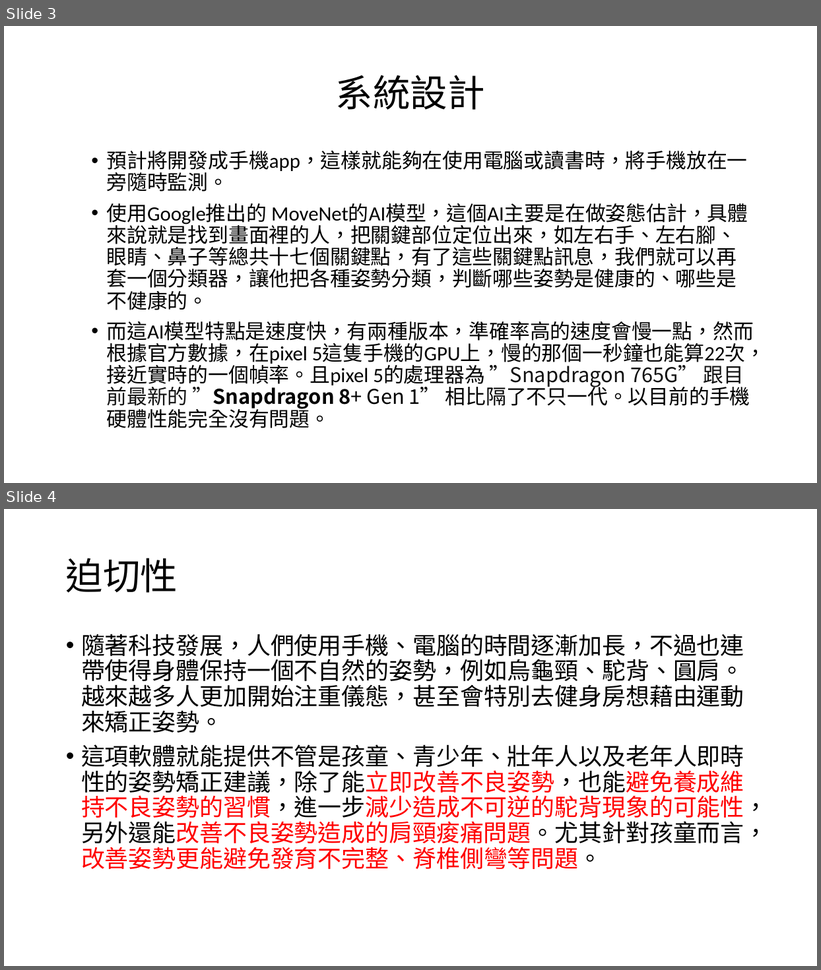
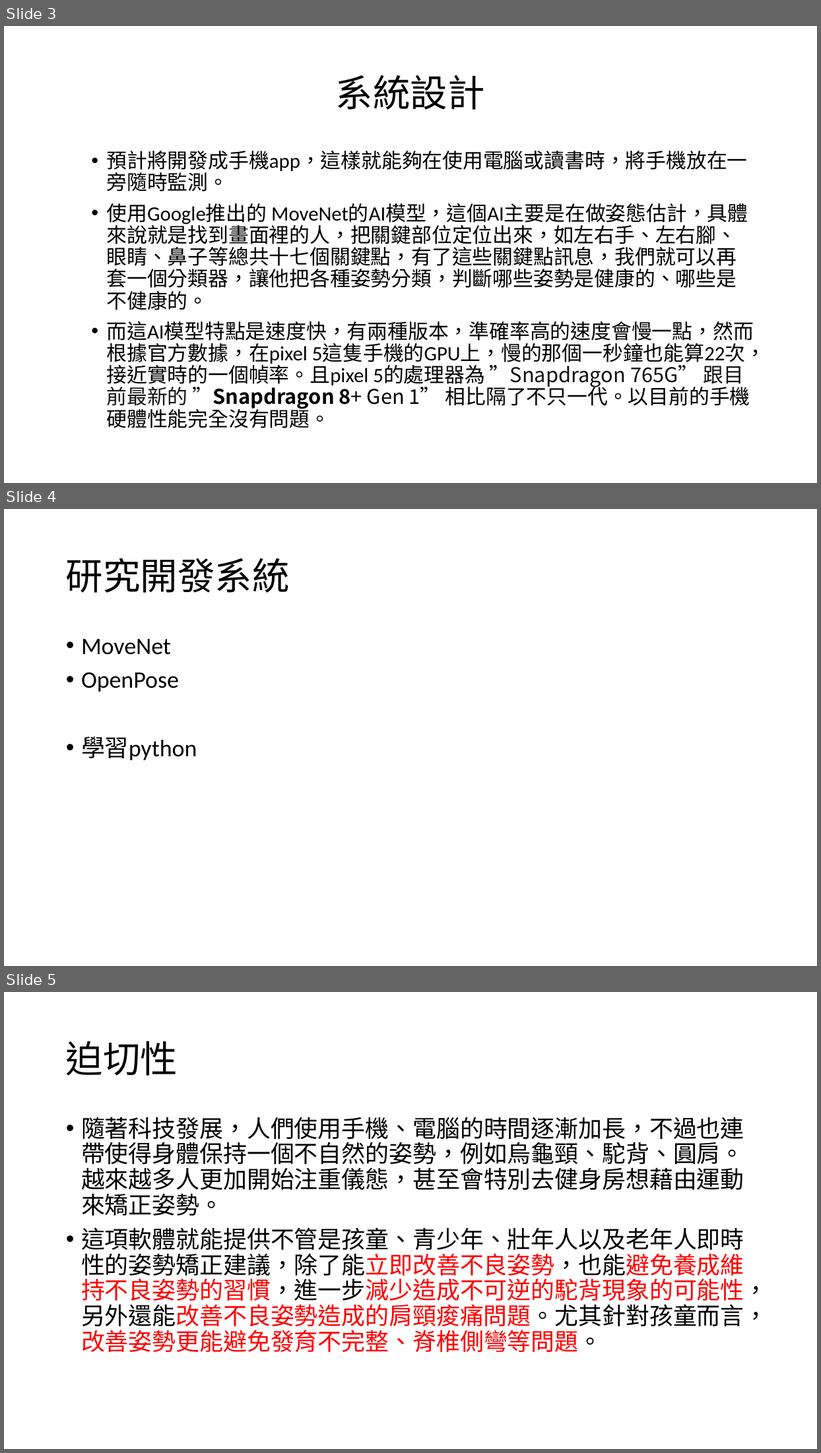
Before and after one commit to mizulun/seatpose-system, a slide deck: 坐姿矯正系統.pptx. Shown one above the other, each under a label of ours: slides 3 and 4 before the commit, slides 3, 4 and 5 after it. The pictures are 821x970 and 821x1453 pixels, drawn with LibreOffice and Linux fonts; fonts in the diff are those of the drawing. Boxes give left, top, right and bottom in pixels: in the first picture for what was removed or moved away, otherwise in the second. Text is boxed around its words. In the diff, an @@ line names an element or a change of style, - is before the commit and + after.

Commit message:
新增研究系統

```diff
--- a/坐姿矯正系統.pptx
+++ b/坐姿矯正系統.pptx
@@ slide 4 added at (4,509,817,966), background #FFFFFF @@
@@ title added at (66,558,290,593), 44 pt, text #000000 @@
+研究開發系統
@@ text added at (81,639,197,760), 28 pt, text #000000 @@
+• MoveNet
+• OpenPose
+• 學習python
@@ what was slide 4 is now slide 5 @@
```
Also in this commit, not shown: 1 other slide added.
